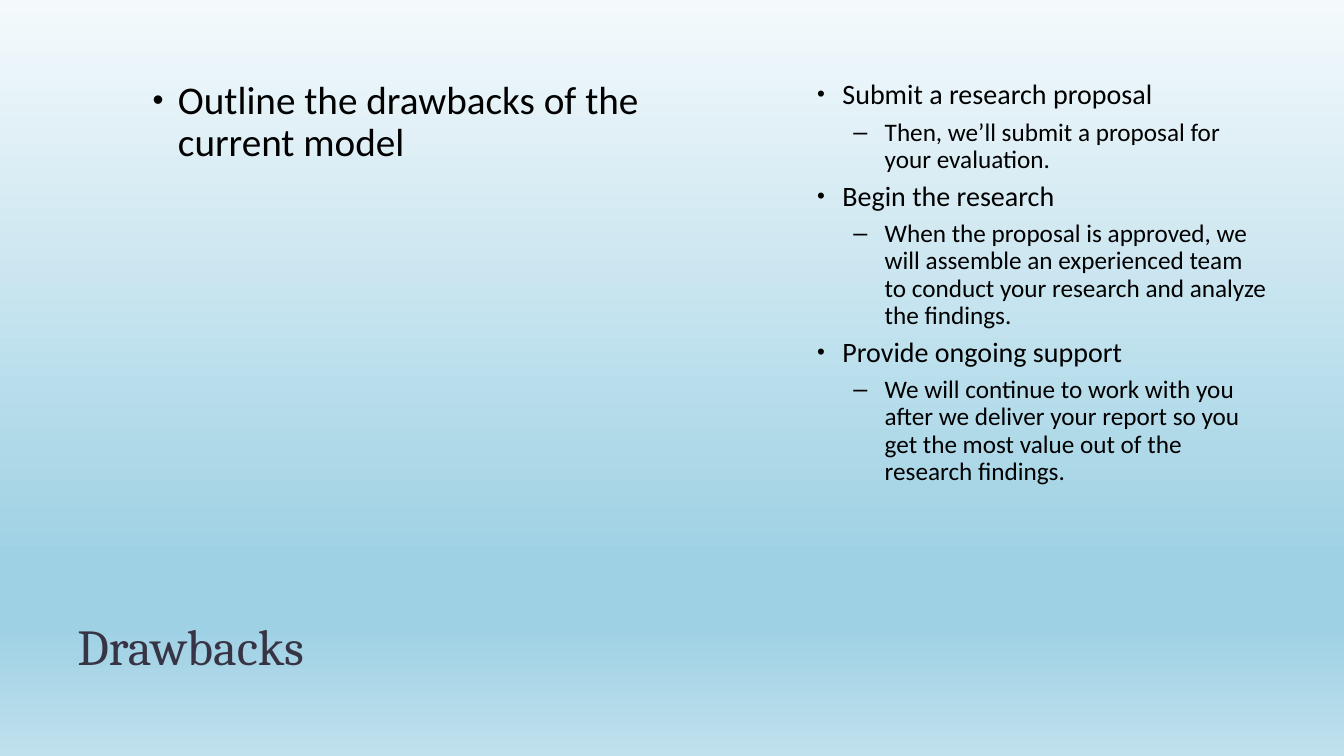
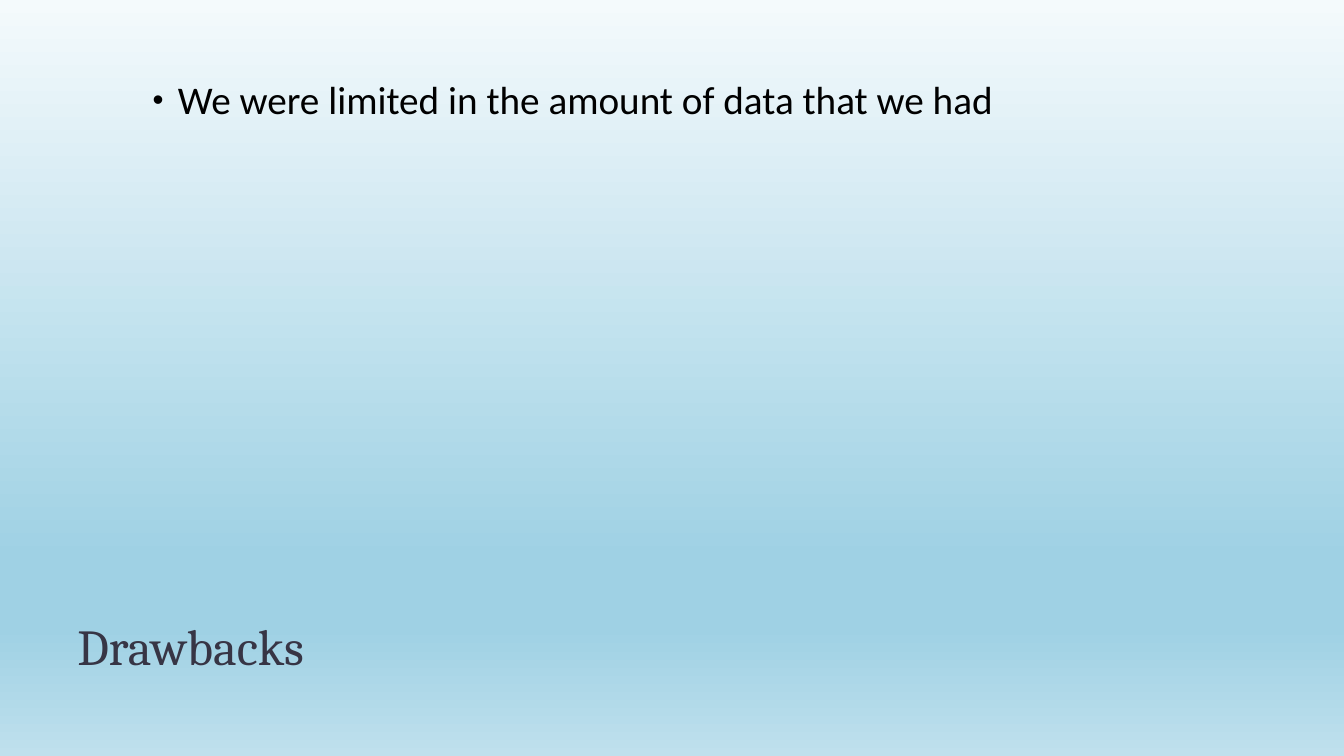
Before and after one commit to jackatopolis/s-martpredictor, a slide deck: slide 10 of Project4_SalesPredictor.pptx. Drawn at 1344x756 pixels with LibreOffice and Linux fonts; fonts in the diff are those of the drawing. Boxes give left, top, right and bottom in pixels: in the first picture for what was removed or moved away, otherwise in the second. Text is boxed around its words. In the diff, an @@ line names an element or a change of style, - is before the commit and + after.

```diff
--- a/Project4_SalesPredictor.pptx
+++ b/Project4_SalesPredictor.pptx
@@ text at [178, 86, 993, 115]: text changed @@
-• Outline the drawbacks of the current model
+• We were limited in the amount of data that we had
@@ text removed at [842, 84, 1266, 485] @@
-    • Submit a research proposal
-      – Then, we’ll submit a proposal for your evaluation.
-    • Begin the research
-      – When the proposal is approved, we will assemble an experienced team to conduct your research and analyze the findings.
-    • Provide ongoing support
-      – We will continue to work with you after we deliver your report so you get the most value out of the research findings.
```
Also in this commit, not shown: 4 other slides changed, 2 other files.
